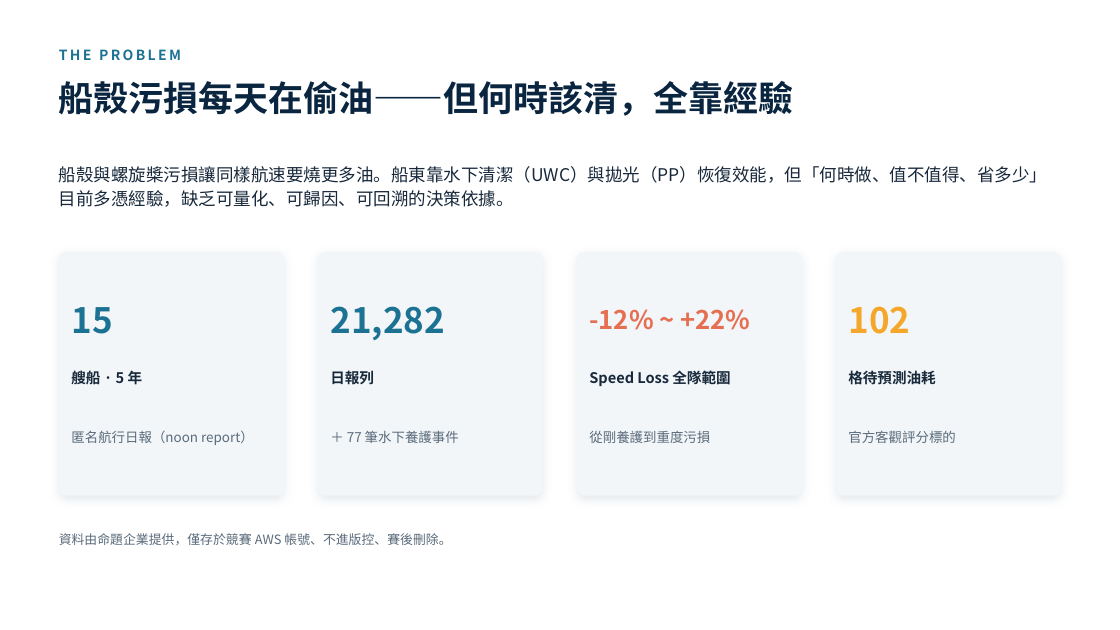
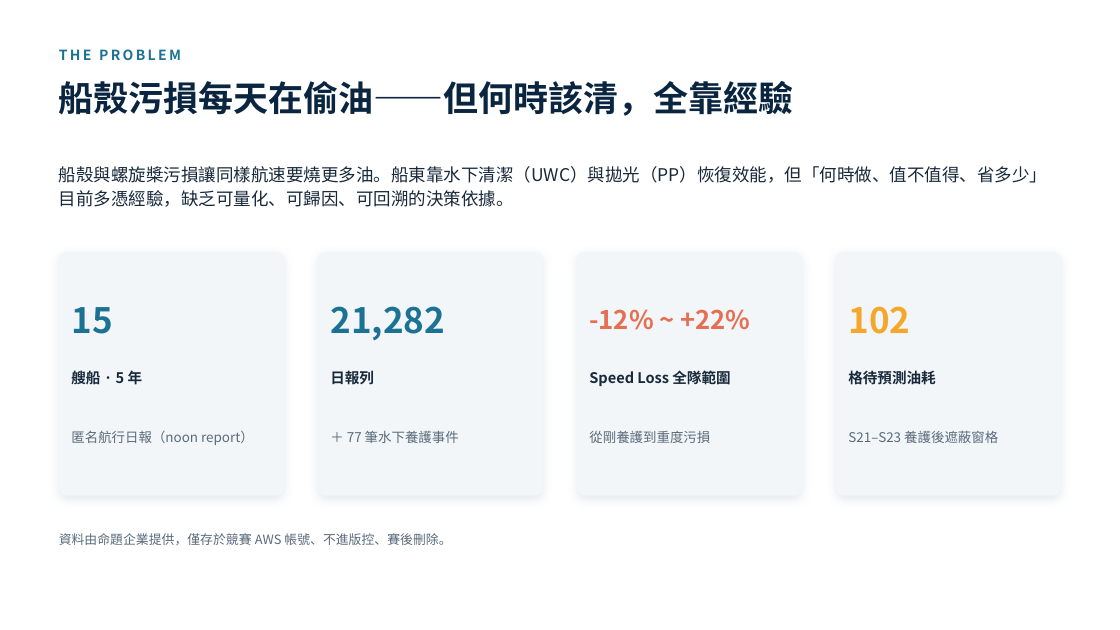
Before and after one commit to wsx5031060310guy/fleetmind-yang-ming-hackathon, a slide deck: slide 2 of apps/api/src/main/resources/static/proposal/fleetmind-proposal-deck.pptx. Drawn at 1120x630 pixels with LibreOffice and Linux fonts; fonts in the diff are those of the drawing. Boxes give left, top, right and bottom in pixels: in the first picture for what was removed or moved away, otherwise in the second. Text is boxed around its words. In the diff, an @@ line names an element or a change of style, - is before the commit and + after.

```diff
--- a/apps/api/src/main/resources/static/proposal/fleetmind-proposal-deck.pptx
+++ b/apps/api/src/main/resources/static/proposal/fleetmind-proposal-deck.pptx
@@ text at <box>848,431,998,443</box>: text changed @@
-官方客觀評分標的
+S21–S23 養護後遮蔽窗格
```
Also in this commit, not shown: 3 other slides changed, 33 other files.
